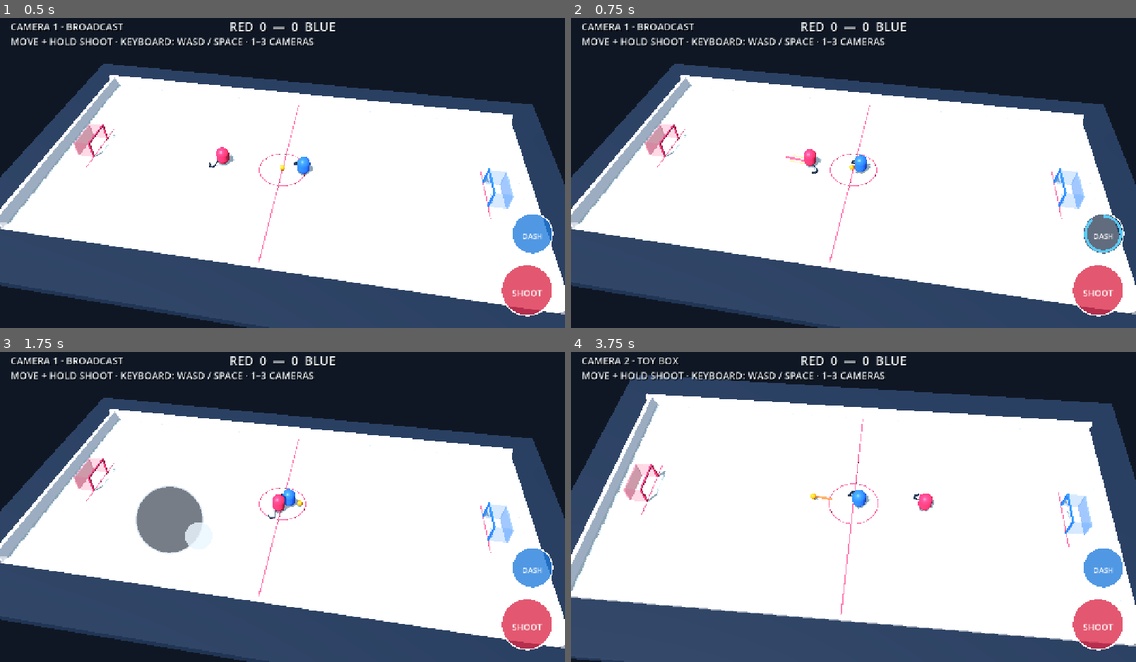
Above: before the commit, frames 1-4 (two rows, left to right).
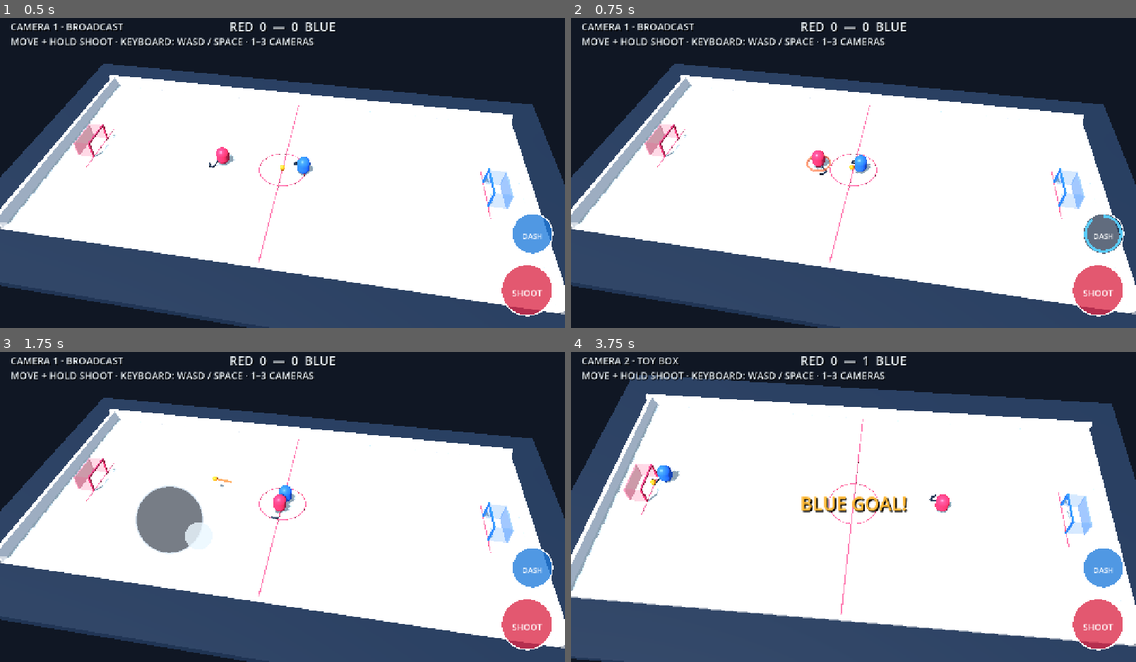
Above: after the commit, the same moments.

Repository: dylanwatsonsoftware/floorball-frenzy-3d
Game: Godot game, scene res://scenes/app/main.tscn
Two runs of this game, one before a commit and one after it. Both use one fixed random seed, a clock stepped at 60 frames per second and the inputs below.
Inputs (mouse positions are in pixels of both pictures, inside the frame that each line leads up to):
- Up to frame 1 (0.5 s): no input
- Up to frame 2 (0.75 s): tap Enter at 0.5 s; move the mouse to (977, 154) at 0.52 s; hold D (move_right) from 0.53 s (still down); tap Shift (dash) at 0.6 s; click (977, 154) at 0.67 s
- Up to frame 3 (1.75 s): release D (move_right) at 1.25 s; drag from (169, 519) to (254, 565) at 1.27 s
- Up to frame 4 (3.75 s): move the mouse to (910, 432) at 2.02 s; hold D (move_right) 2.03-2.75 s; hold Space (shoot) 2.03-2.75 s; tap Shift (dash) at 2.3 s; drag from (825, 565) to (684, 457) at 2.77 s; move the mouse to (1023, 550) at 3.52 s; hold A (move_left) from 3.53 s (still down); tap 2 at 3.6 s

Frame 1 is identical in both runs. In frame 2, 0.3% of the frame differs, in the area x 38-46%, y 42-51%; in frame 3, 0.2%; in frame 4, 1.2%, in the area x 14-68%, y 1-53%.

Commit message:
fix: sustain dash movement burst

Diff:
--- a/scripts/gameplay/player_controller.gd
+++ b/scripts/gameplay/player_controller.gd
@@ -11,6 +11,7 @@
 var _dash_cooldown := 0.0
 var _dash_streak_remaining := 0.0
 var _dash_streak: Node3D
+var _dash_direction := Vector3.RIGHT
 
 
 func _ready() -> void:
@@ -28,8 +29,13 @@
 	_dash_streak_remaining = maxf(0.0, _dash_streak_remaining - delta)
 	if _dash_streak != null:
 		_dash_streak.visible = _dash_streak_remaining > 0.0
+		if _dash_streak.visible:
+			var burst_progress := 1.0 - _dash_streak_remaining / DASH_STREAK_SECONDS
+			_dash_streak.scale = Vector3.ONE * lerpf(1.0, 1.42, burst_progress)
 	if Input.is_action_just_pressed("dash"):
 		try_dash(input_vector)
+	if is_dashing():
+		velocity = _dash_direction * PlayerMotorScript.DASH_SPEED
 	else:
 		velocity = PlayerMotorScript.step_velocity(velocity, input_vector, delta)
 	move_and_slide()
@@ -51,6 +57,10 @@
 	return clampf(_dash_cooldown / PlayerMotorScript.DASH_COOLDOWN, 0.0, 1.0)
 
 
+func is_dashing() -> bool:
+	return _dash_streak_remaining > 0.0
+
+
 func try_dash(input_vector: Vector2 = Vector2.ZERO) -> bool:
 	if _dash_streak == null:
 		_dash_streak = get_node_or_null("DashStreak") as Node3D
@@ -58,9 +68,11 @@
 	if not dash.started:
 		return false
 	velocity = dash.velocity
+	_dash_direction = dash.velocity.normalized()
 	_dash_cooldown = dash.cooldown
 	_dash_streak_remaining = DASH_STREAK_SECONDS
 	if _dash_streak != null:
+		_dash_streak.scale = Vector3.ONE
 		_dash_streak.visible = true
 	return true
 
--- a/scripts/presentation/greybox_arena.gd
+++ b/scripts/presentation/greybox_arena.gd
@@ -190,23 +190,20 @@
 func _add_dash_streak(parent: Node3D) -> void:
 	var streak := Node3D.new()
 	streak.name = "DashStreak"
-	streak.position = Vector3(0.0, -0.48, -1.0)
+	streak.position = Vector3(0.0, -0.49, 0.0)
 	streak.visible = false
 	parent.add_child(streak)
-	_add_dash_strip(streak, "CenterTrail", Vector3(0.0, 0.0, -0.25), Vector3(0.18, 0.045, 1.9), Color(1.0, 0.22, 0.34, 0.72))
-	_add_dash_strip(streak, "LeftTrail", Vector3(-0.34, 0.0, 0.0), Vector3(0.09, 0.035, 1.3), Color(1.0, 0.55, 0.24, 0.52))
-	_add_dash_strip(streak, "RightTrail", Vector3(0.34, 0.0, 0.0), Vector3(0.09, 0.035, 1.3), Color(1.0, 0.55, 0.24, 0.52))
-
-
-func _add_dash_strip(parent: Node3D, node_name: String, local_position: Vector3, size: Vector3, color: Color) -> void:
-	var strip := MeshInstance3D.new()
-	strip.name = node_name
-	var mesh := BoxMesh.new()
-	mesh.size = size
-	strip.mesh = mesh
-	strip.position = local_position
-	strip.material_override = _material(color, 0.25, Color(color.r, color.g, color.b))
-	parent.add_child(strip)
+	var ring := MeshInstance3D.new()
+	ring.name = "DashRing"
+	var ring_mesh := TorusMesh.new()
+	ring_mesh.inner_radius = 0.68
+	ring_mesh.outer_radius = 0.82
+	ring_mesh.rings = 24
+	ring_mesh.ring_segments = 8
+	ring.mesh = ring_mesh
+	ring.cast_shadow = GeometryInstance3D.SHADOW_CASTING_SETTING_OFF
+	ring.material_override = _material(Color(1.0, 0.32, 0.2, 0.76), 0.2, Color("ff4a25"))
+	streak.add_child(ring)
 
 
 func _build_ball() -> void:
--- a/tests/greybox_scene_test.gd
+++ b/tests/greybox_scene_test.gd
@@ -22,7 +22,7 @@
 		"Arena/Player/StickRig/Blade",
 		"Arena/Player/StickRig/BladeToe",
 		"Arena/Player/DashStreak",
-		"Arena/Player/DashStreak/CenterTrail",
+		"Arena/Player/DashStreak/DashRing",
 		"Arena/Opponent/StickRig/Shaft",
 		"Arena/Opponent/StickRig/Blade",
 		"Arena/Opponent/StickRig/BladeToe",
@@ -51,7 +51,6 @@
 	if fullscreen_button.text != "FULLSCREEN":
 		fail("Fullscreen label must use portable web-font characters")
 		return
-
 	var camera := scene.get_node("Arena/BroadcastCamera") as Camera3D
 	if not camera.current:
 		fail("Broadcast camera must be active by default")
@@ -72,12 +71,20 @@
 	if not player.has_method("get_dash_cooldown_ratio"):
 		fail("The player must expose dash cooldown feedback")
 		return
+	var dash_start: Vector3 = player.position
 	if not player.call("try_dash", Vector2.RIGHT):
 		fail("A ready player dash must start")
 		return
 	if not dash_streak.visible or player.call("get_dash_cooldown_ratio") <= 0.0:
 		fail("Starting a dash must reveal its streak and cooldown feedback; visible=%s cooldown=%s" % [dash_streak.visible, player.call("get_dash_cooldown_ratio")])
 		return
+	for frame in 8:
+		await physics_frame
+	if not player.has_method("is_dashing") or not player.call("is_dashing") or player.position.distance_to(dash_start) < 1.65:
+		fail("Dash movement must sustain its burst speed; displacement=%s" % player.position.distance_to(dash_start))
+		return
+	for frame in 4:
+		await physics_frame
 	var player_blade := scene.get_node("Arena/Player/StickRig/Blade") as MeshInstance3D
 	if player_blade.position.z <= 0.5 or player_blade.position.x >= 0.0 or player_blade.global_position.y > 0.3:
 		fail("The stick blade must finish grounded, forward, and to the player's right")
